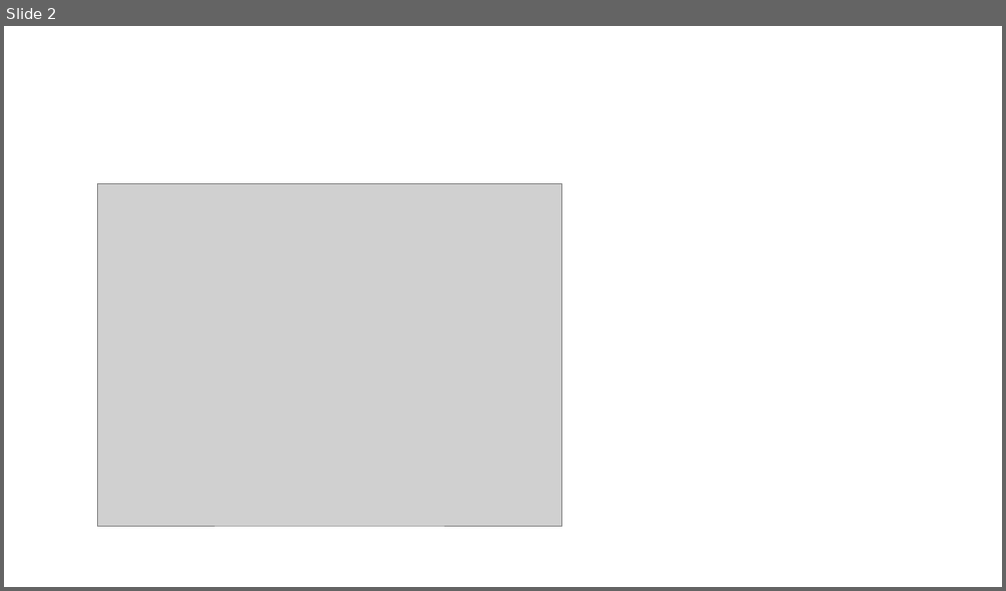
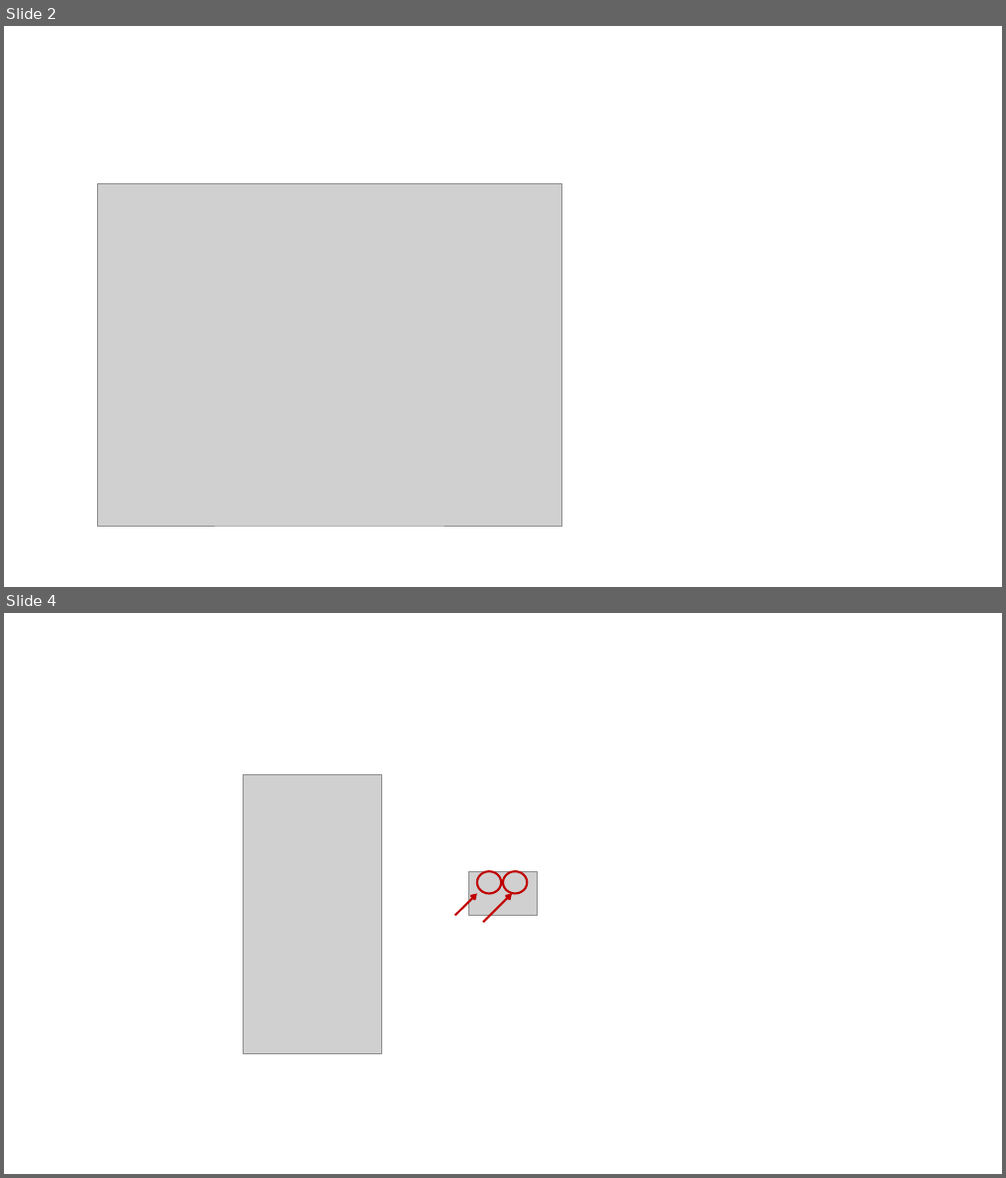
Before and after one commit to xpessoles/TP_Documents_PSI, a slide deck: 14_PiloteAutomatique/Figures.pptx. Shown one above the other, each under a label of ours: slide 2 before the commit, slides 2 and 4 after it; the slides between them are not shown. The pictures are 1006x591 and 1006x1178 pixels, drawn with LibreOffice and Linux fonts; fonts in the diff are those of the drawing; grey boxes stand for pictures. Boxes give left, top, right and bottom in pixels: in the first picture for what was removed or moved away, otherwise in the second. Text is boxed around its words. In the diff, an @@ line names an element or a change of style, - is before the commit and + after.

```diff
--- a/14_PiloteAutomatique/Figures.pptx
+++ b/14_PiloteAutomatique/Figures.pptx
@@ slide 4 added at [4, 613, 1002, 1174], background #FFFFFF @@
@@ picture added at [244, 774, 381, 1055] @@
@@ picture added at [469, 872, 538, 916] @@
@@ ellipse added at [477, 871, 501, 894], outline #C00000 2 pt @@
@@ ellipse added at [503, 871, 528, 894], outline #C00000 2 pt @@
@@ arrow added from (455, 916) to (477, 894), #C00000 2 pt @@
@@ arrow added from (483, 922) to (512, 894), #C00000 2 pt @@
```
Also in this commit, not shown: 2 other slides added, 2 other files.
